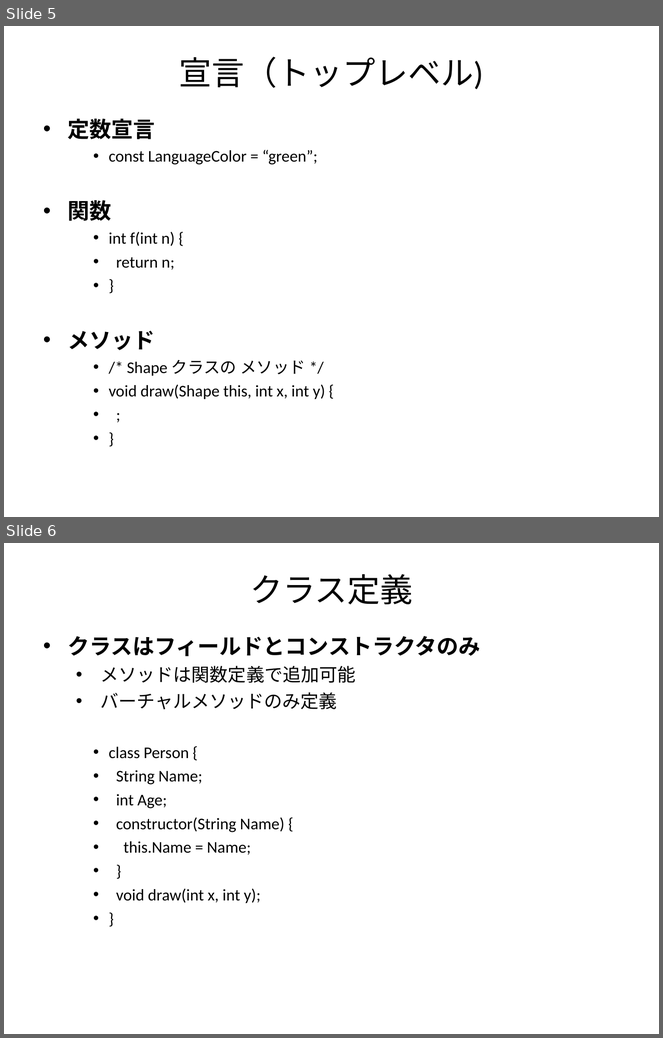
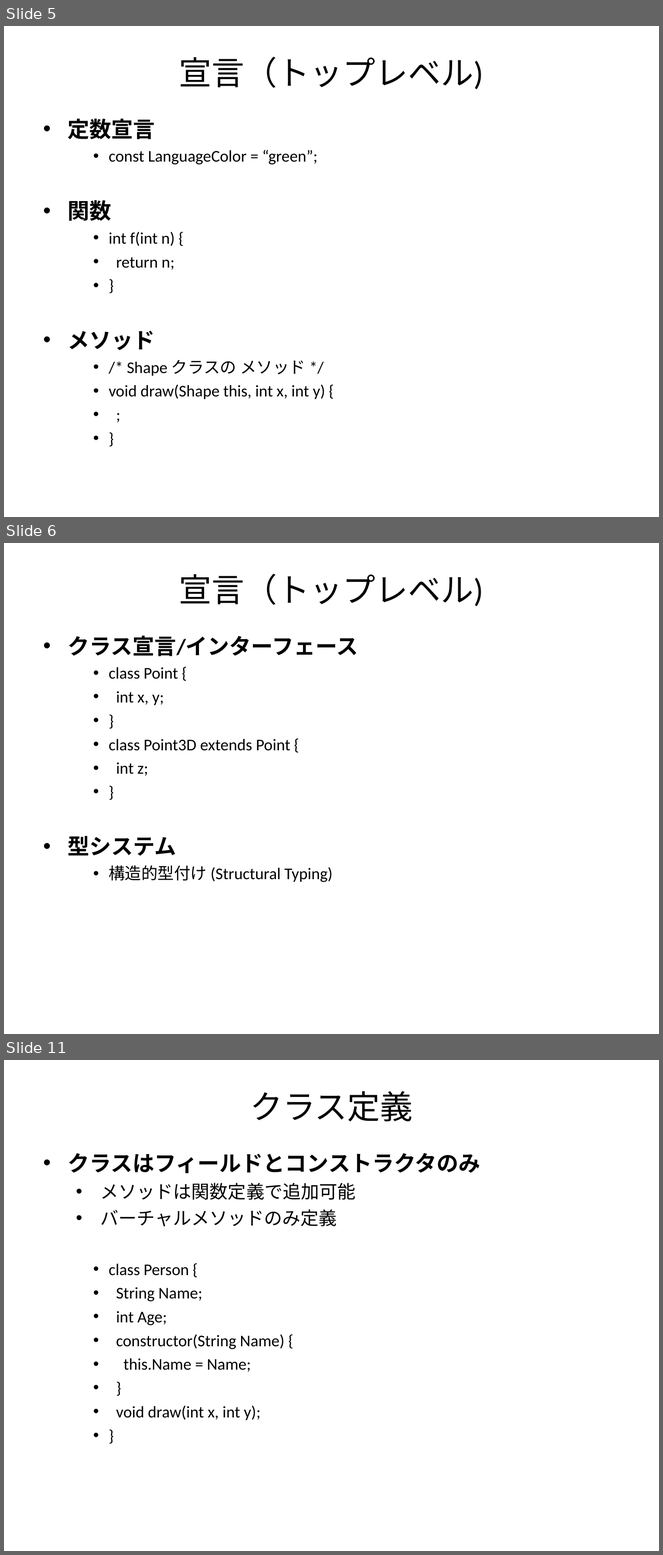
Before and after one commit to GreenTeaScript/GreenTeaScript, a slide deck: spec/GreenTeaScriptSpec.ppt. Shown one above the other, each under a label of ours: slides 5 and 6 before the commit, slides 5, 6 and 11 after it; the slides between them are not shown. The pictures are 663x1038 and 663x1555 pixels, drawn with LibreOffice and Linux fonts; fonts in the diff are those of the drawing. Boxes give left, top, right and bottom in pixels: in the first picture for what was removed or moved away, otherwise in the second. Text is boxed around its words. In the diff, an @@ line names an element or a change of style, - is before the commit and + after.

```diff
--- a/spec/GreenTeaScriptSpec.ppt
+++ b/spec/GreenTeaScriptSpec.ppt
@@ slide 6 added at (x1=4, y1=543, x2=659, y2=1034), background #FFFFFF @@
@@ title added at (x1=179, y1=574, x2=484, y2=606), 36 pt, text #000000 @@
+宣言（トップレベル)
@@ text added at (x1=68, y1=636, x2=359, y2=883), 18 pt, text #000000 @@
+• クラス宣言/インターフェース
+    • class Point {
+    • int x, y;
+    • }
+    • class Point3D extends Point {
+    • int z;
+    • }
+• 型システム
+    • 構造的型付け (Structural Typing)
@@ what was slide 6 is now slide 11 @@
```
Also in this commit, not shown: 3 slides changed, 4 other slides added, 2 other files.
